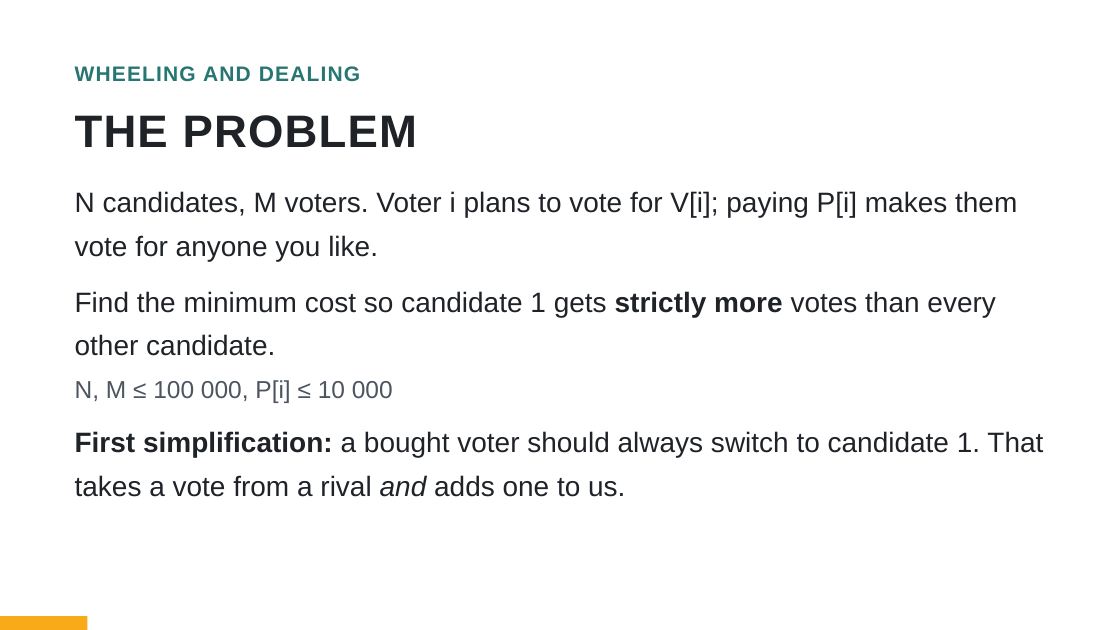
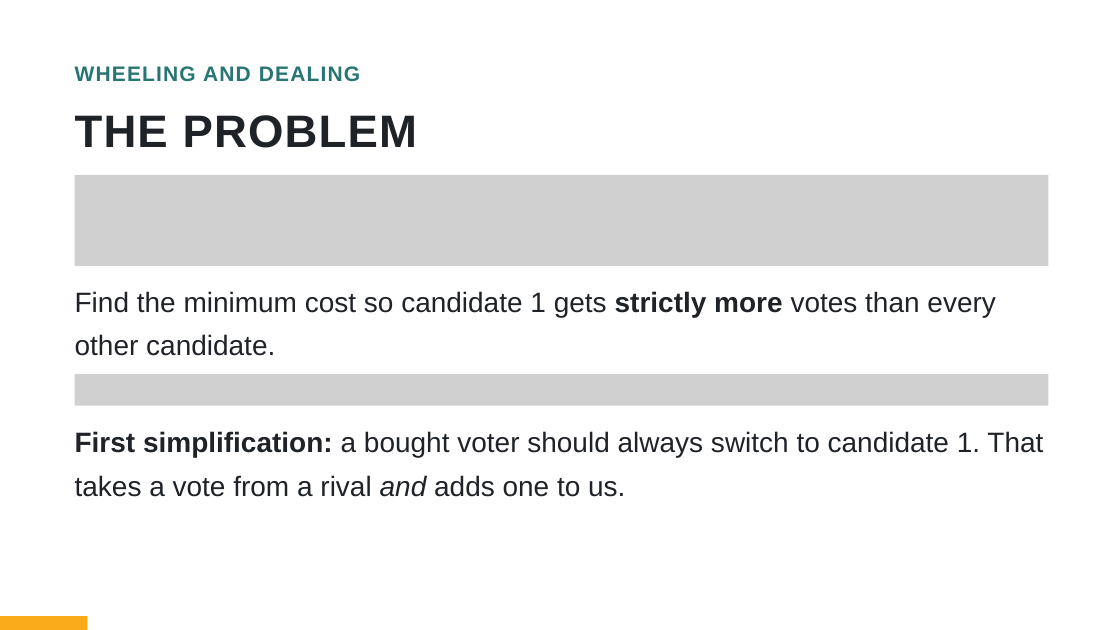
Before and after one commit to bryanbsun/AIO, a slide deck: slide 20 of AIO/P6/AIO High Achievers Camp Session 3 Greedy and the Water Level.pptx. Drawn at 1120x630 pixels with LibreOffice and Linux fonts; fonts in the diff are those of the drawing; grey boxes stand for pictures. Boxes give left, top, right and bottom in pixels: in the first picture for what was removed or moved away, otherwise in the second. Text is boxed around its words. In the diff, an @@ line names an element or a change of style, - is before the commit and + after.

```diff
--- a/AIO/P6/AIO High Achievers Camp Session 3 Greedy and the Water Level.pptx
+++ b/AIO/P6/AIO High Achievers Camp Session 3 Greedy and the Water Level.pptx
@@ picture added at (x1=75, y1=175, x2=1049, y2=266) @@
@@ text removed at (x1=75, y1=191, x2=1017, y2=261) @@
-N candidates, M voters. Voter i plans to vote for V[i]; paying P[i] makes them vote for anyone you like.
@@ text removed at (x1=75, y1=380, x2=393, y2=403) @@
-N, M ≤ 100 000, P[i] ≤ 10 000
@@ picture added at (x1=75, y1=374, x2=1049, y2=406) @@
```
Also in this commit, not shown: 34 other slides changed, 3 other files.
